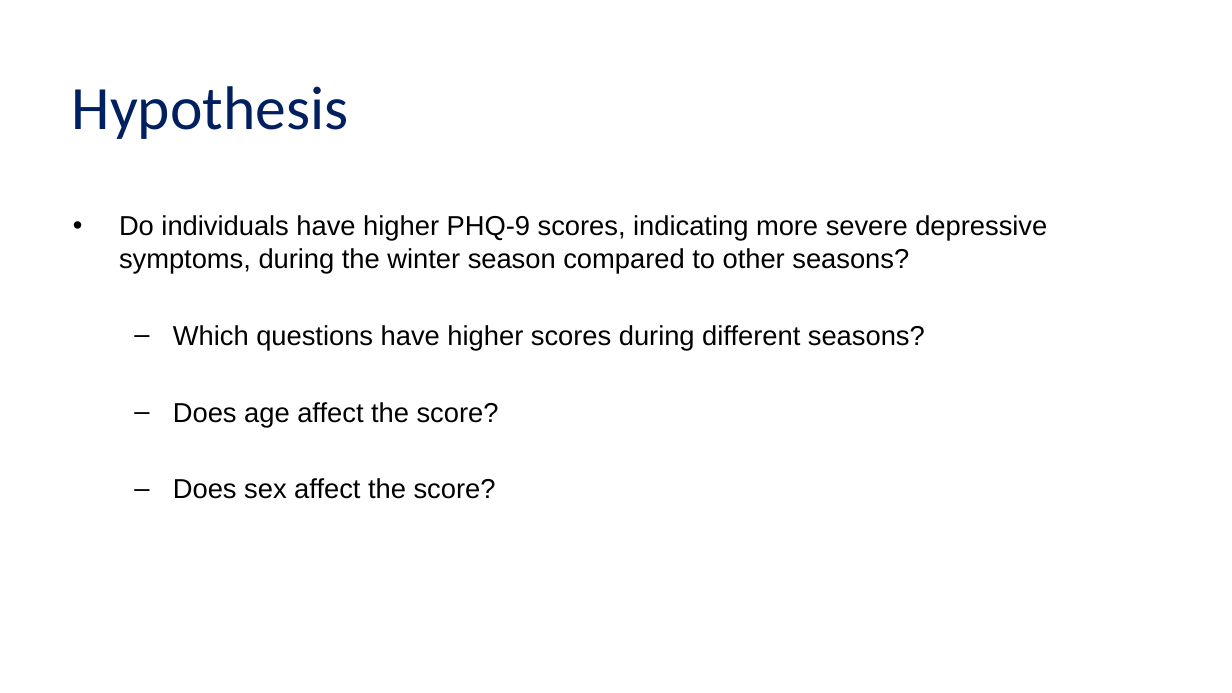
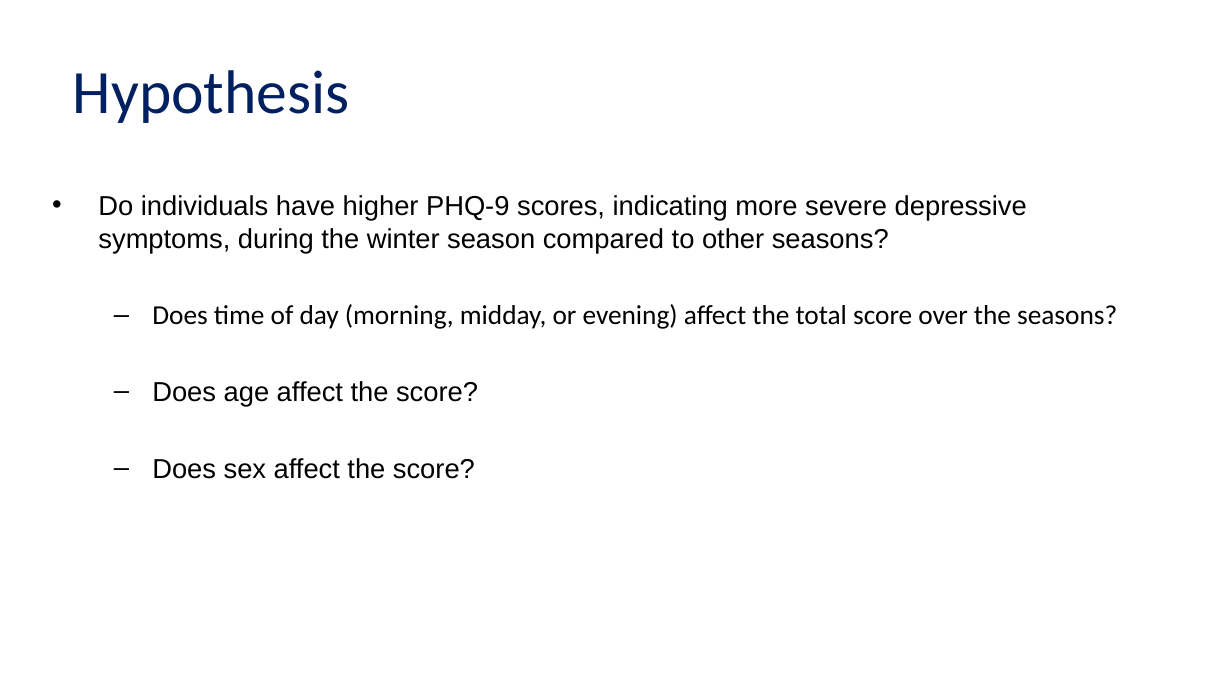
Before and after one commit to meera-patel01/PHQ-9-ANALYSIS, a slide deck: slide 2 of PHQ9Analysis_Project1.pptx. Drawn at 1232x693 pixels with LibreOffice and Linux fonts; fonts in the diff are those of the drawing; background and template pictures are left out. Boxes give left, top, right and bottom in pixels: in the first picture for what was removed or moved away, otherwise in the second. Text is boxed around its words. In the diff, an @@ line names an element or a change of style, - is before the commit and + after.

```diff
--- a/PHQ9Analysis_Project1.pptx
+++ b/PHQ9Analysis_Project1.pptx
@@ title "Hypothesis": place and size @@
-title "Hypothesis" at [72,86,349,139]
+title "Hypothesis" at [73,70,350,123]
@@ text "Do individuals have higher PHQ-9 ...": place and size @@
-text "Do individuals have higher PHQ-9 ..." at [119,215,1047,499]
+text "Do individuals have higher PHQ-9 ..." at [98,195,1117,479]
@@ text at [152,304,1117,329]: text changed; font Arial to Calibri @@
-  – Which questions have higher scores during different seasons?
+  – Does time of day (morning, midday, or evening) affect the total score over the seasons?
```
Also in this commit, not shown: 9 other slides changed, 2 slides added, 1 other file.
